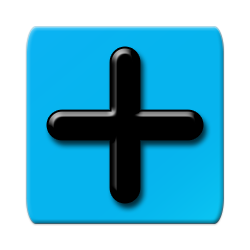
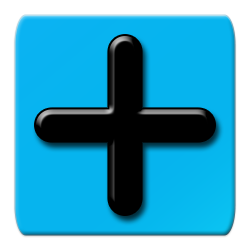
Two versions of the same layered image (250x250). Layer-by-layer changes:
painted on "Forma 1" over left=36, top=36, right=214, bottom=214
painted on "btn" over left=14, top=14, right=236, bottom=236
